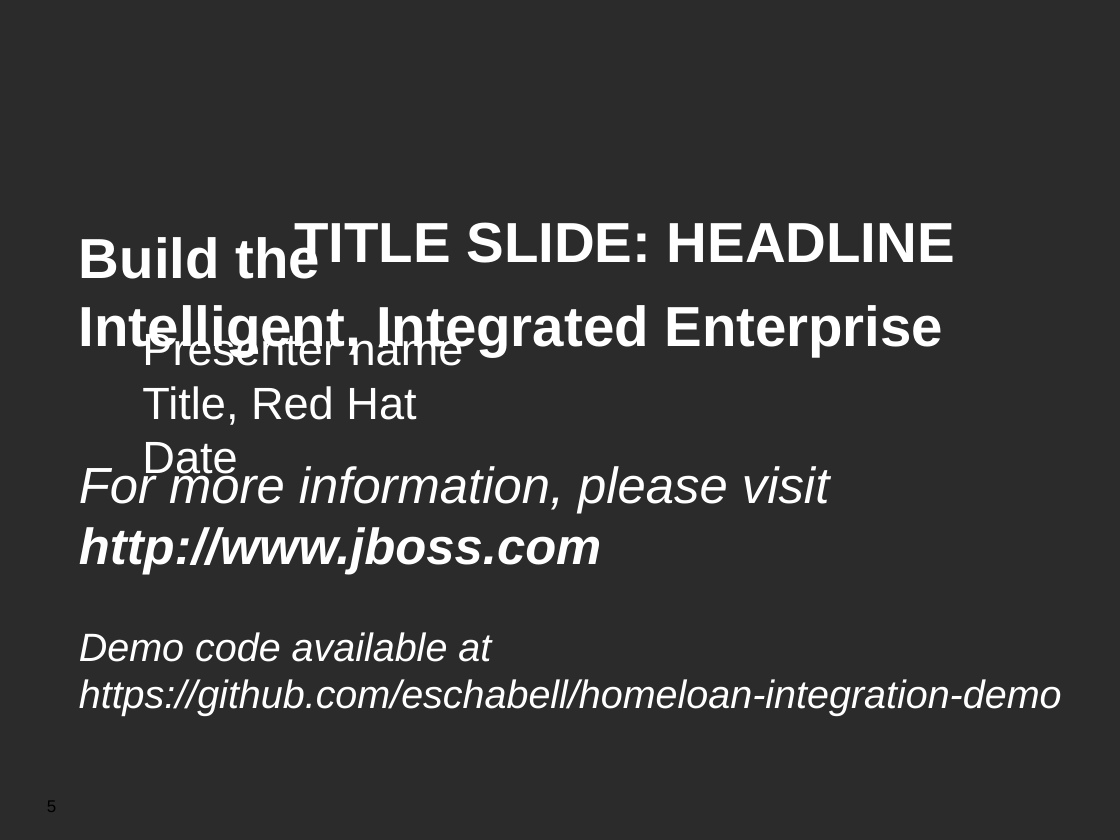
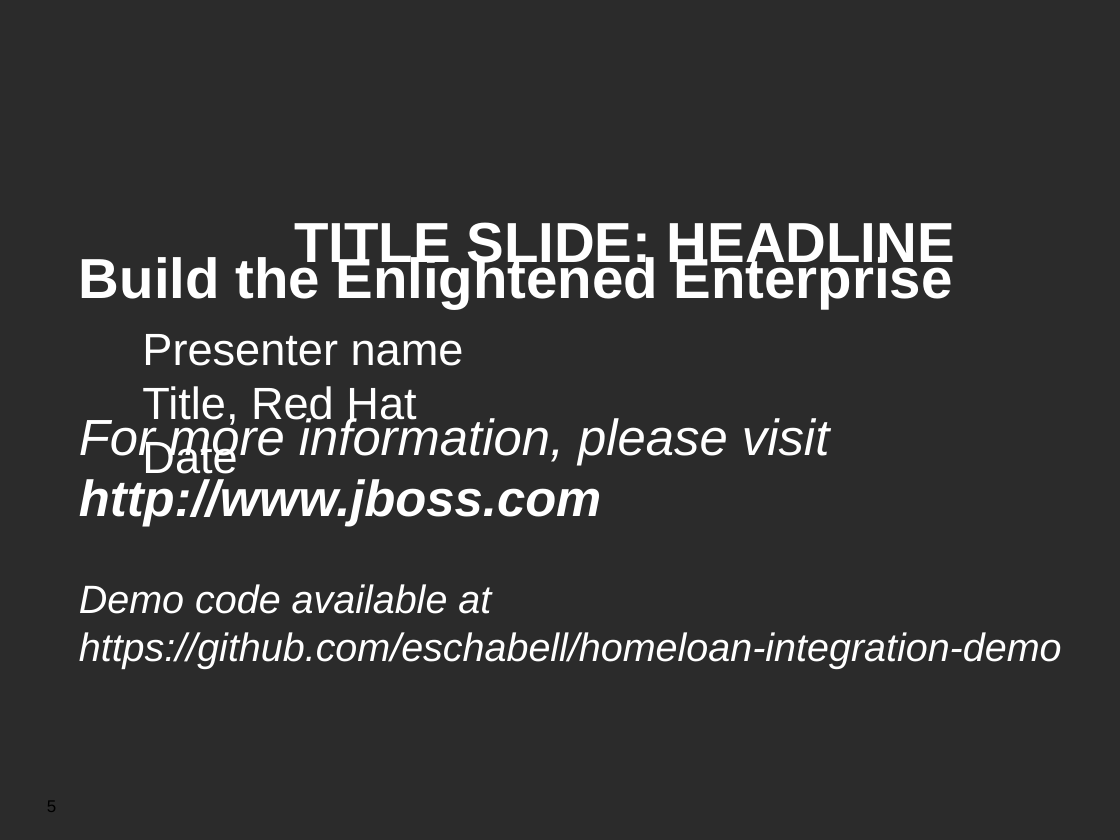
Before and after one commit to jbossdemocentral/homeloan-integration-demo, a slide deck: slide 5 of Demo Overview.odp. Drawn at 1120x840 pixels with LibreOffice and Linux fonts; fonts in the diff are those of the drawing; background and template pictures are left out; a plain dark background stands for a picture behind light text. Boxes give left, top, right and bottom in pixels: in the first picture for what was removed or moved away, otherwise in the second. Text is boxed around its words. In the diff, an @@ line names an element or a change of style, - is before the commit and + after.

```diff
--- a/Demo Overview.odp
+++ b/Demo Overview.odp
@@ text "Build the Enlightened Enterprise": place and size @@
-text "Build the Enlightened Enterprise" at (79,234,1062,716)
+text "Build the Enlightened Enterprise" at (79,254,1062,668)
@@ text at (79,254,953,309): text changed @@
-Build the
-Intelligent, Integrated Enterprise
+Build the Enlightened Enterprise
```
Also in this commit, not shown: 1 other slide changed, 1 other file.
